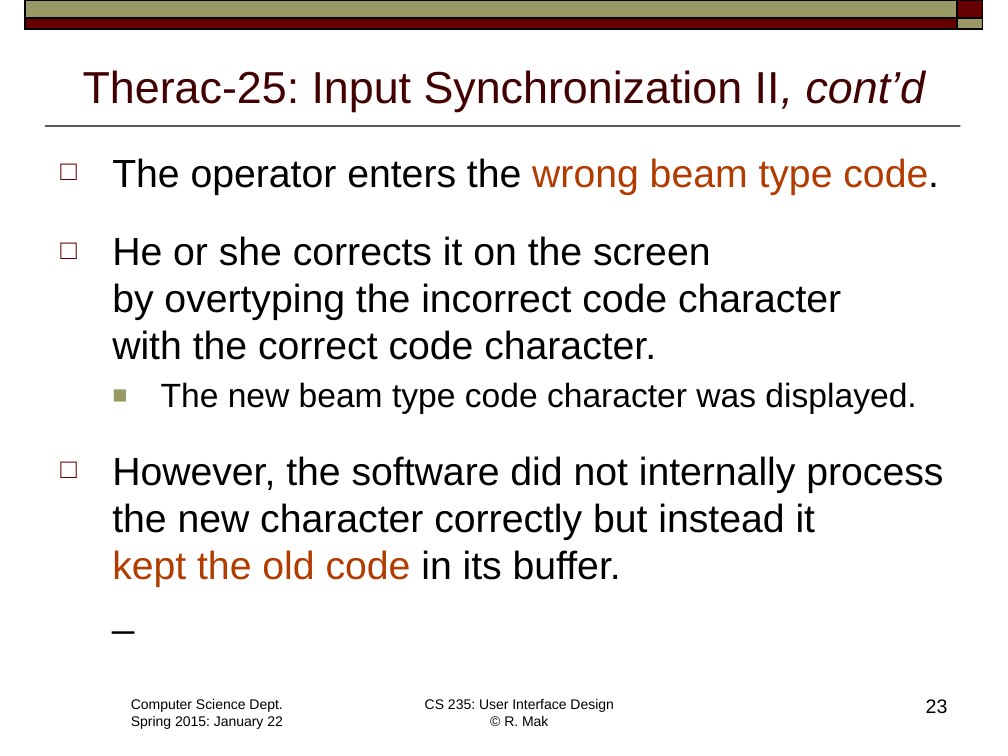
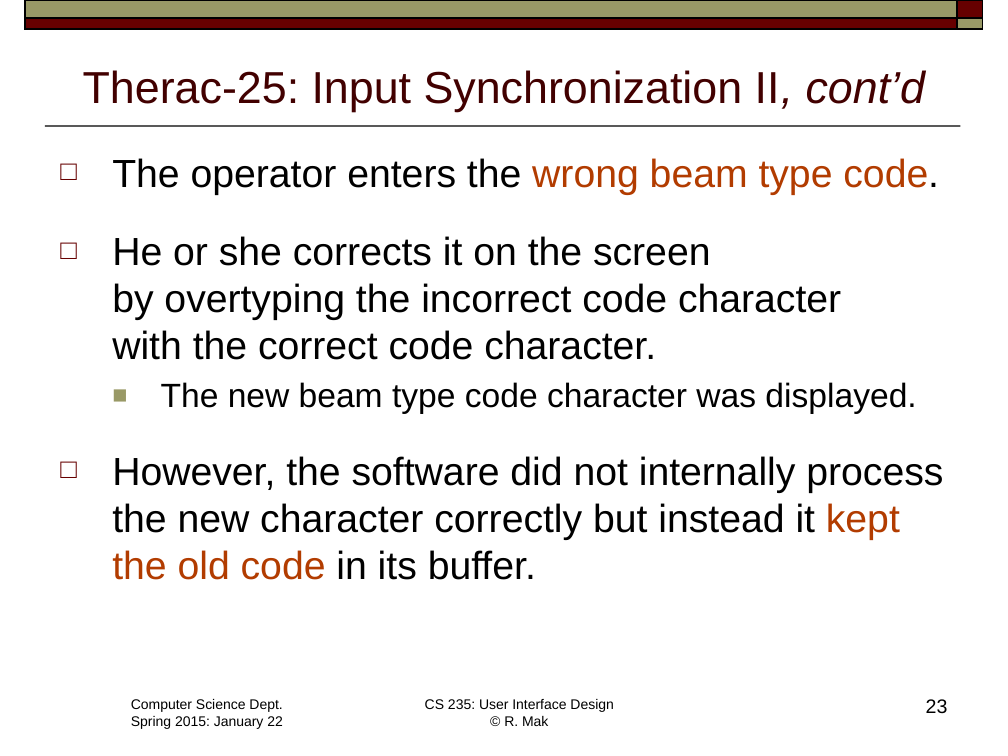
Before and after one commit to ZaydH/CS235, a slide deck: slide 23 of Lectures/CS235 - UI Design - Lecture #01 - 2015.01.22.pptx. Drawn at 1008x756 pixels with LibreOffice and Linux fonts; fonts in the diff are those of the drawing; background and template pictures are left out. Boxes give left, top, right and bottom in pixels: in the first picture for what was removed or moved away, otherwise in the second. Text is boxed around its words. In the diff, an @@ line names an element or a change of style, - is before the commit and + after.

```diff
--- a/Lectures/CS235 - UI Design - Lecture #01 - 2015.01.22.pptx
+++ b/Lectures/CS235 - UI Design - Lecture #01 - 2015.01.22.pptx
@@ text at bbox=[112, 456, 943, 580]: text changed @@
-□ However, the software did not internally process the new character correctly but instead it
-  kept the old code in its buffer.
-  _
+□ However, the software did not internally process the new character correctly but instead it kept the old code in its buffer.
```
Also in this commit, not shown: 2 other slides changed.
